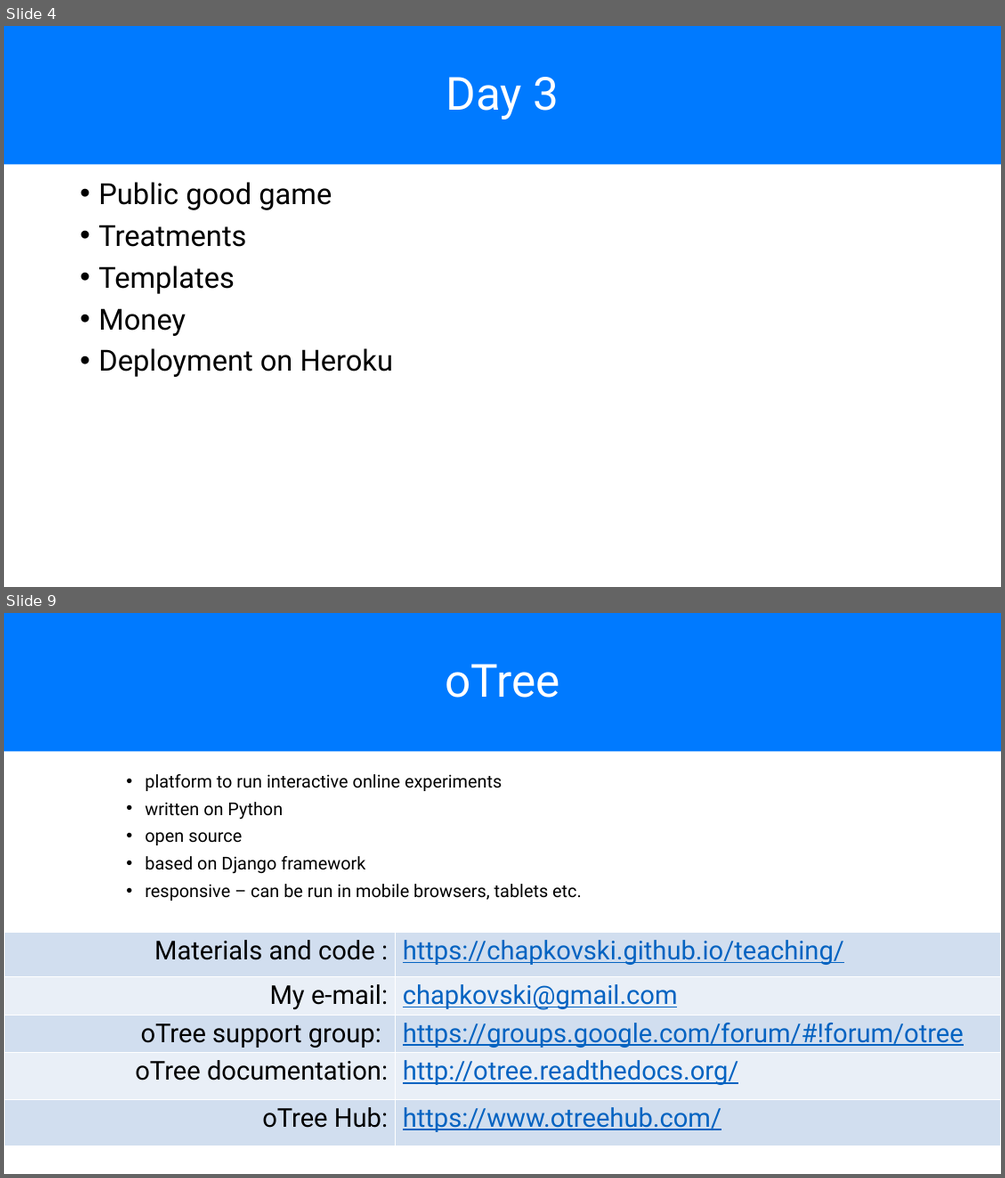
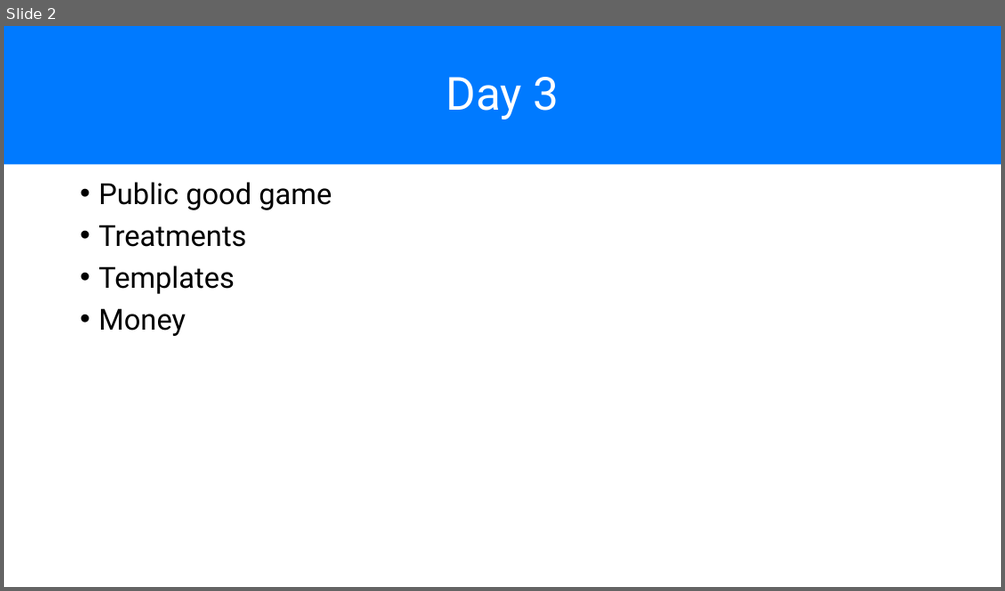
Before and after one commit to chapkovski/uncertainty-summer-school, a slide deck: presentations/frankfurt_july_2019 day3.pptx. Shown one above the other, each under a label of ours: slides 4 and 9 before the commit, slide 2 after it; the slides between them are not shown. The pictures are 1005x1178 and 1005x591 pixels, drawn with LibreOffice and Linux fonts; fonts in the diff are those of the drawing. Boxes give left, top, right and bottom in pixels: in the first picture for what was removed or moved away, otherwise in the second. Text is boxed around its words. In the diff, an @@ line names an element or a change of style, - is before the commit and + after.

```diff
--- a/presentations/frankfurt_july_2019 day3.pptx
+++ b/presentations/frankfurt_july_2019 day3.pptx
@@ slide 9 removed at (x1=4, y1=613, x2=1001, y2=1174), background #FFFFFF @@
@@ title removed at (x1=4, y1=613, x2=1001, y2=751) @@
-oTree
@@ text removed at (x1=145, y1=774, x2=582, y2=900) @@
-• platform to run interactive online experiments
-• written on Python
-• open source
-• based on Django framework
-• responsive – can be run in mobile browsers, tablets etc.
@@ table removed at (x1=4, y1=932, x2=1001, y2=1147), 5 rows, 2 columns @@
-Materials and code : | https://chapkovski.github.io/teaching/
-My e-mail: | chapkovski@gmail.com
-oTree support group: | https://groups.google.com/forum/#!forum/otree
-oTree documentation: | http://otree.readthedocs.org/
-oTree Hub: | https://www.otreehub.com/
@@ what was slide 4 is now slide 2 @@
@@ slide 2 changed as well @@
@@ text at (x1=98, y1=348, x2=393, y2=377): paragraph removed @@
-• Deployment on Heroku
```
Also in this commit, not shown: 3 other slides changed, 1 slide added, 40 other slides removed, 6 other files.
